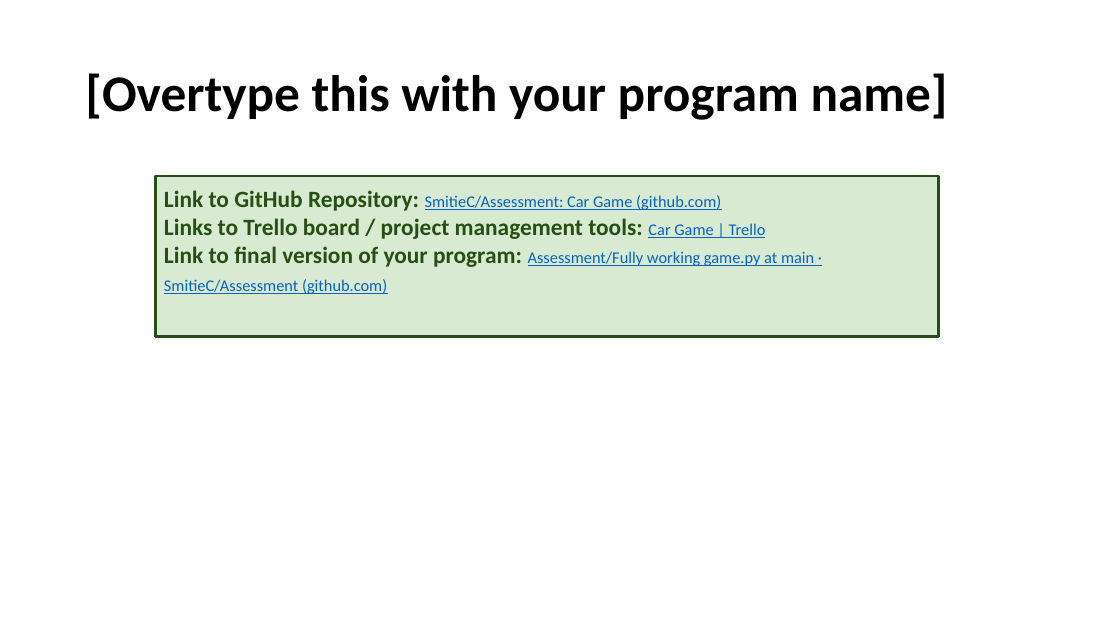
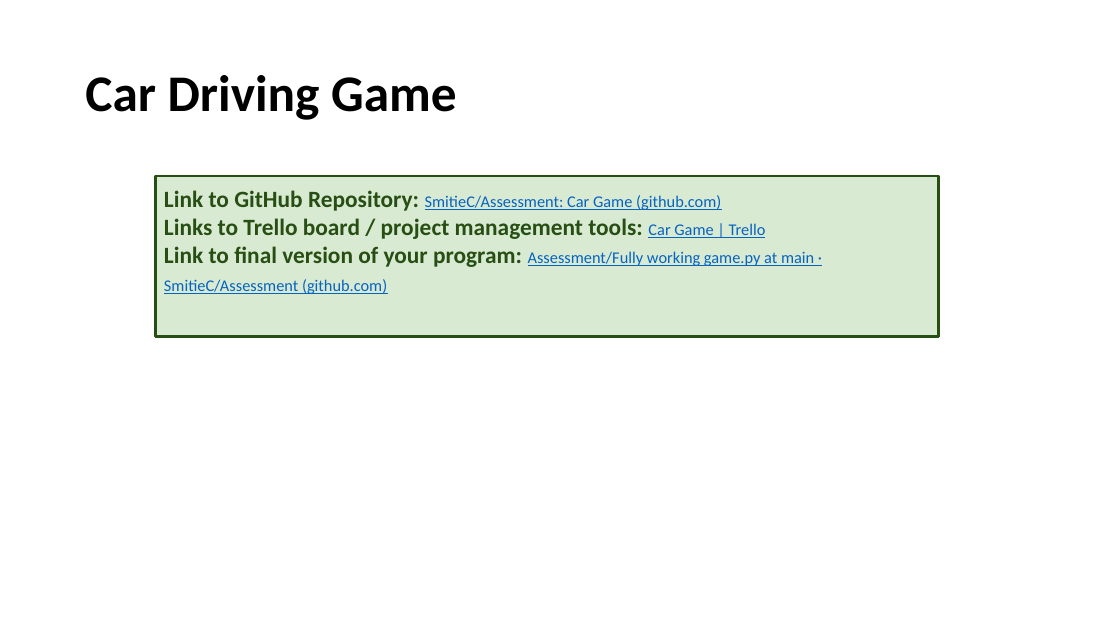
Before and after one commit to SmitieC/Assessment, a slide deck: slide 2 of 3.7 and 3.8 Documentation Template (1).pptx. Drawn at 1120x630 pixels with LibreOffice and Linux fonts; fonts in the diff are those of the drawing. Boxes give left, top, right and bottom in pixels: in the first picture for what was removed or moved away, otherwise in the second. Text is boxed around its words. In the diff, an @@ line names an element or a change of style, - is before the commit and + after.

```diff
--- a/3.7 and 3.8 Documentation Template (1).pptx
+++ b/3.7 and 3.8 Documentation Template (1).pptx
@@ title at (x1=85, y1=75, x2=457, y2=120): text changed @@
-[Overtype this with your program name]
+Car Driving Game
```
Also in this commit, not shown: 4 other slides changed, 9 slides added, 2 slides removed, 2 other files.
